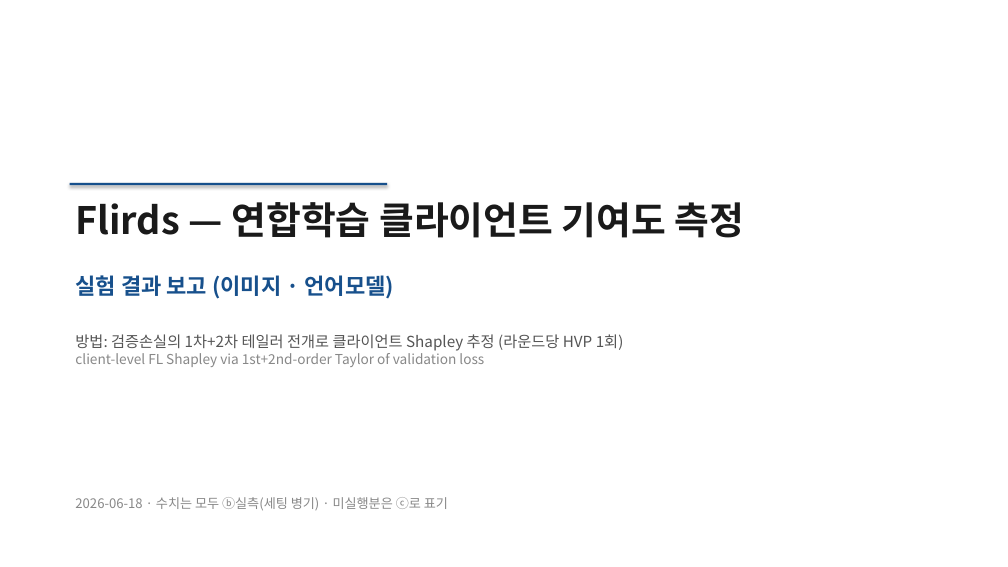
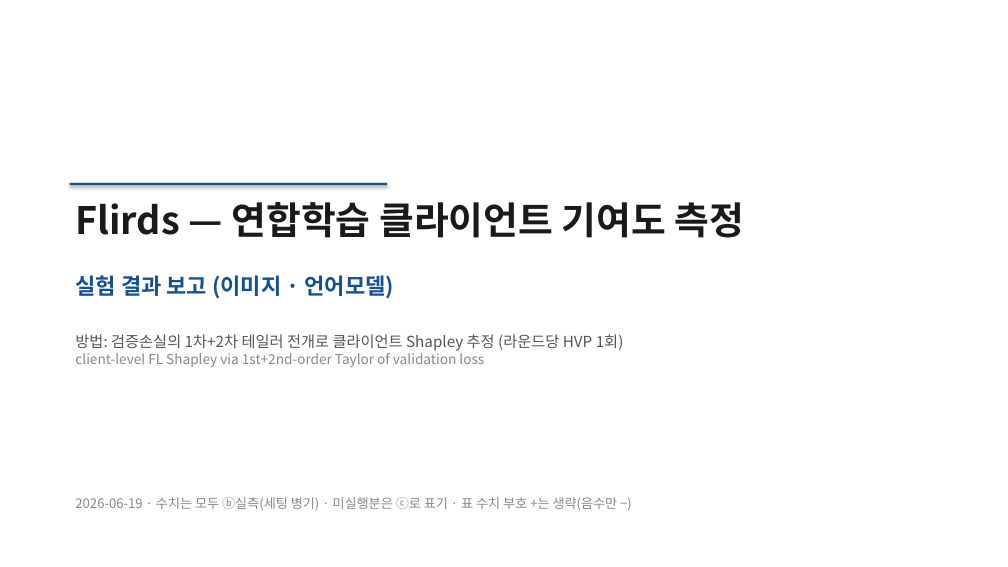
Before and after one commit to YongheeChoi/flirds, a slide deck: slide 1 of research-wiki/presentations/2026-06-results-report/flirds-results-2026-06.pptx. Drawn at 1008x567 pixels with LibreOffice and Linux fonts; fonts in the diff are those of the drawing. Boxes give left, top, right and bottom in pixels: in the first picture for what was removed or moved away, otherwise in the second. Text is boxed around its words. In the diff, an @@ line names an element or a change of style, - is before the commit and + after.

```diff
--- a/research-wiki/presentations/2026-06-results-report/flirds-results-2026-06.pptx
+++ b/research-wiki/presentations/2026-06-results-report/flirds-results-2026-06.pptx
@@ text at (x1=75, y1=497, x2=618, y2=511): text changed @@
-2026-06-18 · 수치는 모두 ⓑ실측(세팅 병기) · 미실행분은 ⓒ로 표기
+2026-06-19 · 수치는 모두 ⓑ실측(세팅 병기) · 미실행분은 ⓒ로 표기 · 표 수치 부호 +는 생략(음수만 −)
```
Also in this commit, not shown: 13 other slides changed, 4 slides removed, 20 other files.
